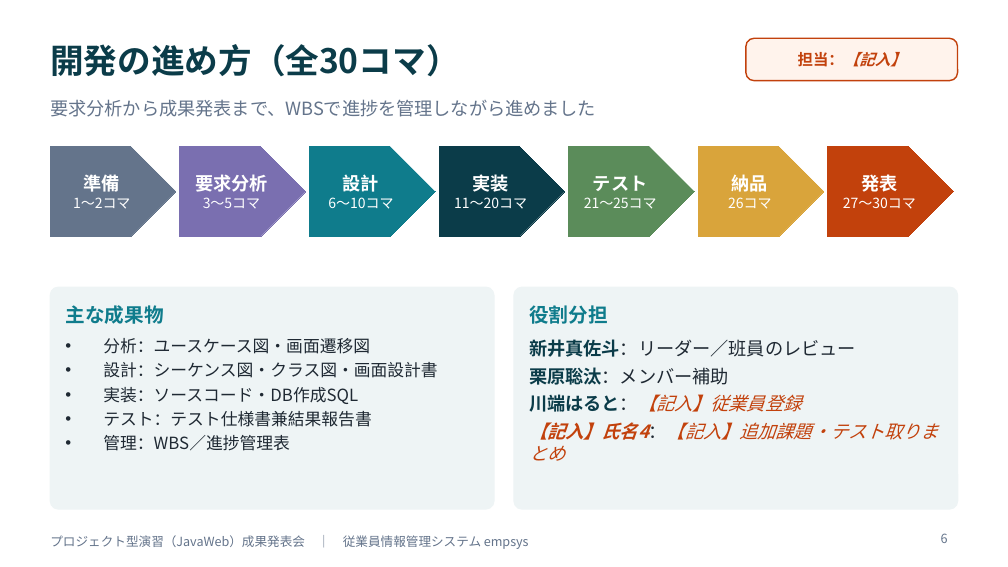
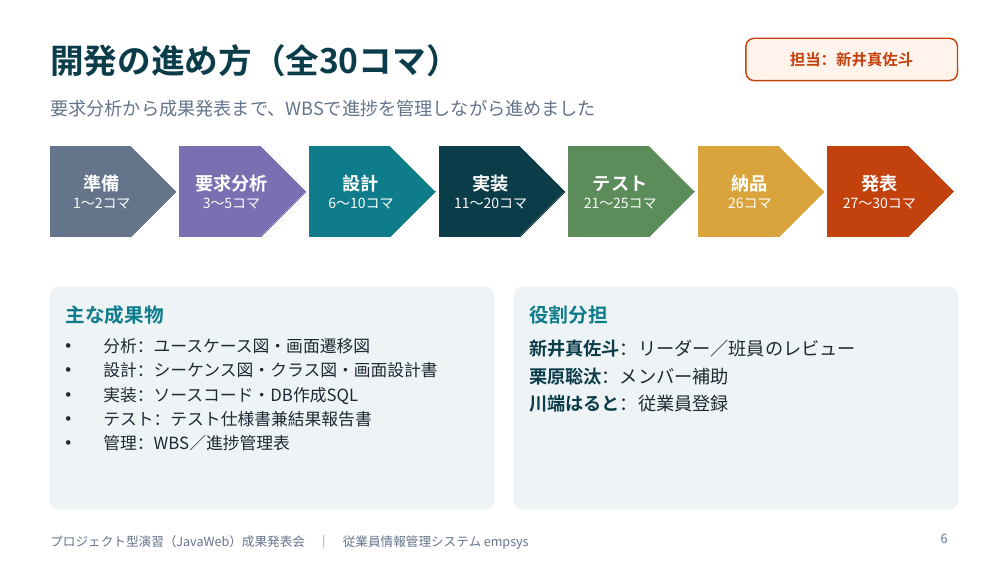
Before and after one commit to amasato1221/web_-application, a slide deck: slide 6 of 成果発表会資料_テンプレート.pptx. Drawn at 1008x567 pixels with LibreOffice and Linux fonts; fonts in the diff are those of the drawing. Boxes give left, top, right and bottom in pixels: in the first picture for what was removed or moved away, otherwise in the second. Text is boxed around its words. In the diff, an @@ line names an element or a change of style, - is before the commit and + after.

```diff
--- a/成果発表会資料_テンプレート.pptx
+++ b/成果発表会資料_テンプレート.pptx
@@ text in rounded rectangle at bbox=[790, 52, 913, 67]: text changed; italic off @@
-担当：【記入】
+担当：新井真佐斗
@@ text at bbox=[529, 394, 729, 412]: text changed; text colour #C2410C to #1F2933; italic off @@
-川端はると：【記入】従業員登録
-【記入】氏名4：【記入】追加課題・テスト取りまとめ
+川端はると：従業員登録
```
Also in this commit, not shown: 13 other slides changed, 4 other files.
